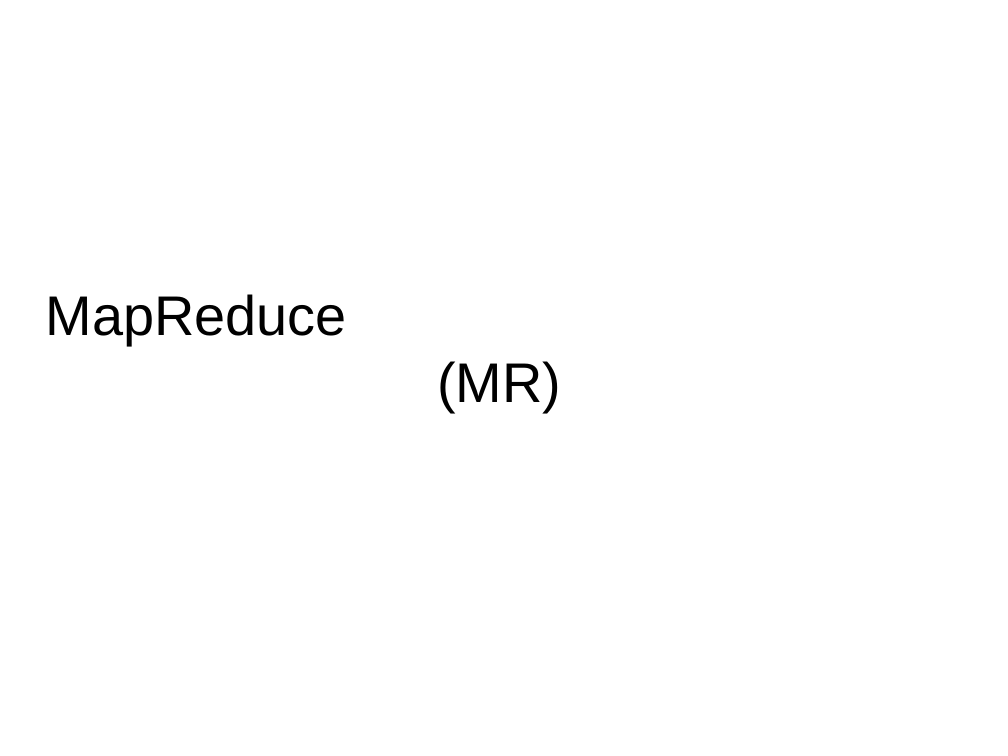
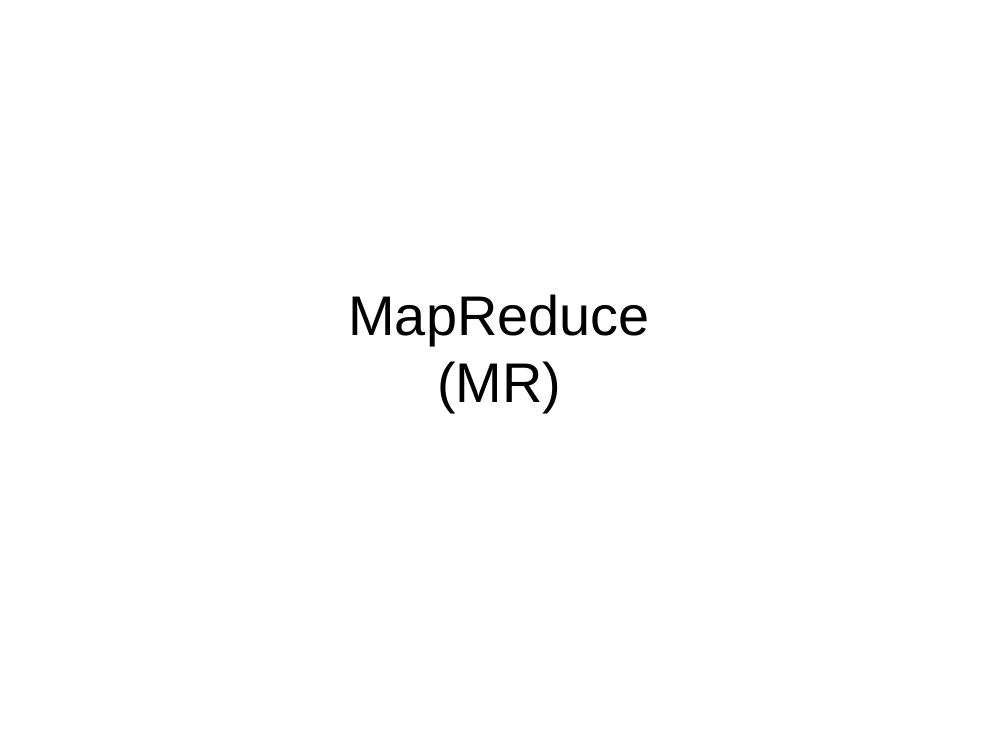
Before and after one commit to twcannon/MSDataSci, a slide deck: slide 11 of CSIS604/projects/assignment_4/assignment_4_ppt.pptx. Drawn at 1008x756 pixels with LibreOffice and Linux fonts; fonts in the diff are those of the drawing. Boxes give left, top, right and bottom in pixels: in the first picture for what was removed or moved away, otherwise in the second. Text is boxed around its words. In the diff, an @@ line names an element or a change of style, - is before the commit and + after.

```diff
--- a/CSIS604/projects/assignment_4/assignment_4_ppt.pptx
+++ b/CSIS604/projects/assignment_4/assignment_4_ppt.pptx
@@ text at (348, 294, 649, 412): text changed @@
-MapReduce
-(MR)
+MapReduce
+(MR)
```
Also in this commit, not shown: 2 other slides changed, 12 slides added.
